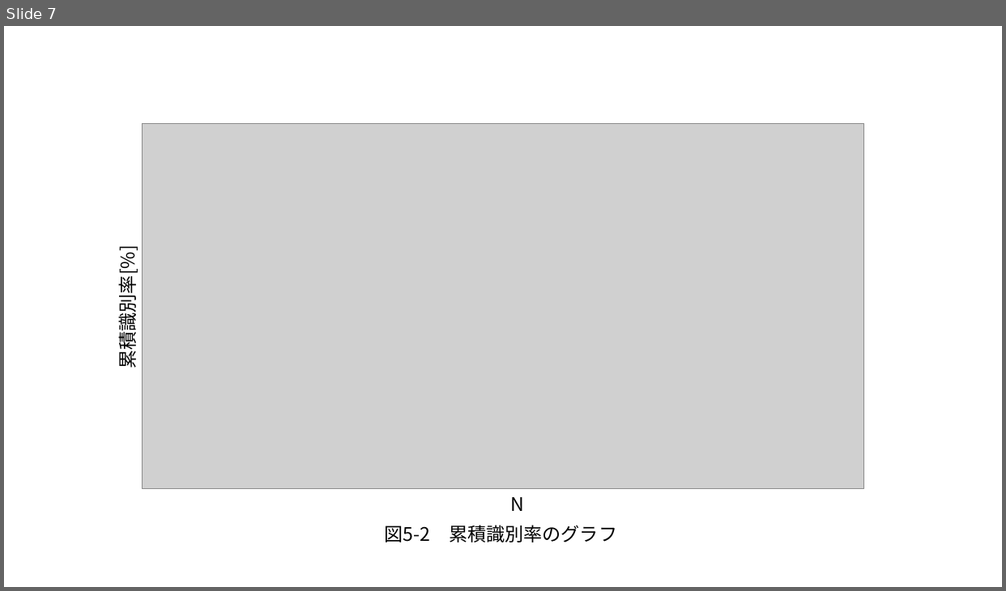
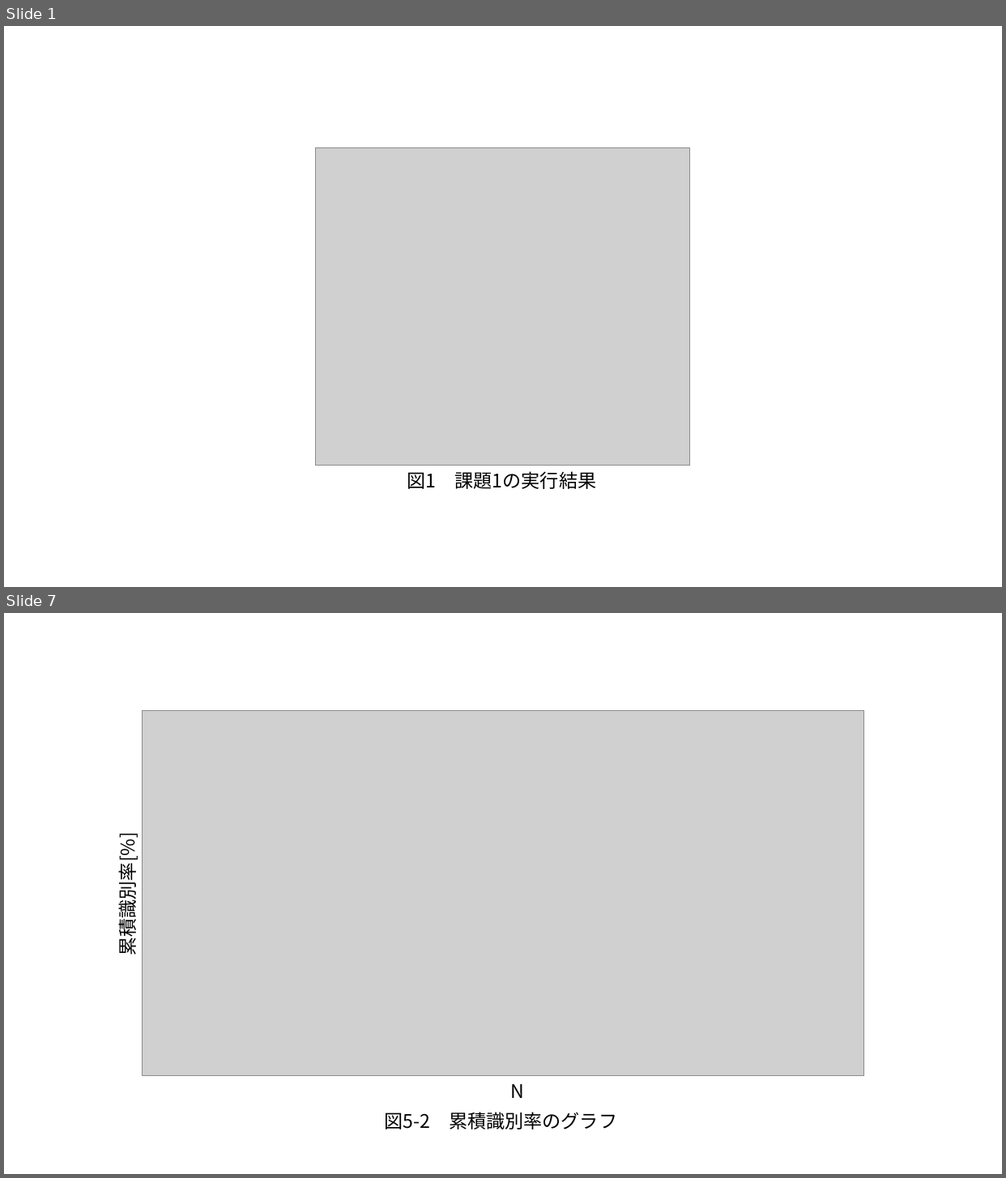
Before and after one commit to Ebichan610/univ_prog_experiment_project, a slide deck: latex/lec3/report_2412747_3.pptx. Shown one above the other, each under a label of ours: slide 7 before the commit, slides 1 and 7 after it; the slides between them are not shown. The pictures are 1006x591 and 1006x1178 pixels, drawn with LibreOffice and Linux fonts; fonts in the diff are those of the drawing; grey boxes stand for pictures. Boxes give left, top, right and bottom in pixels: in the first picture for what was removed or moved away, otherwise in the second. Text is boxed around its words. In the diff, an @@ line names an element or a change of style, - is before the commit and + after.

```diff
--- a/latex/lec3/report_2412747_3.pptx
+++ b/latex/lec3/report_2412747_3.pptx
@@ slide 1 added at (x1=4, y1=26, x2=1002, y2=587), background #FFFFFF @@
@@ picture added at (x1=316, y1=148, x2=691, y2=466) @@
@@ text added at (x1=407, y1=472, x2=597, y2=489), 18 pt, text #000000 @@
+図1 課題1の実行結果
```
Also in this commit, not shown: 5 other slides added, 6 slides removed, 3 other files.
